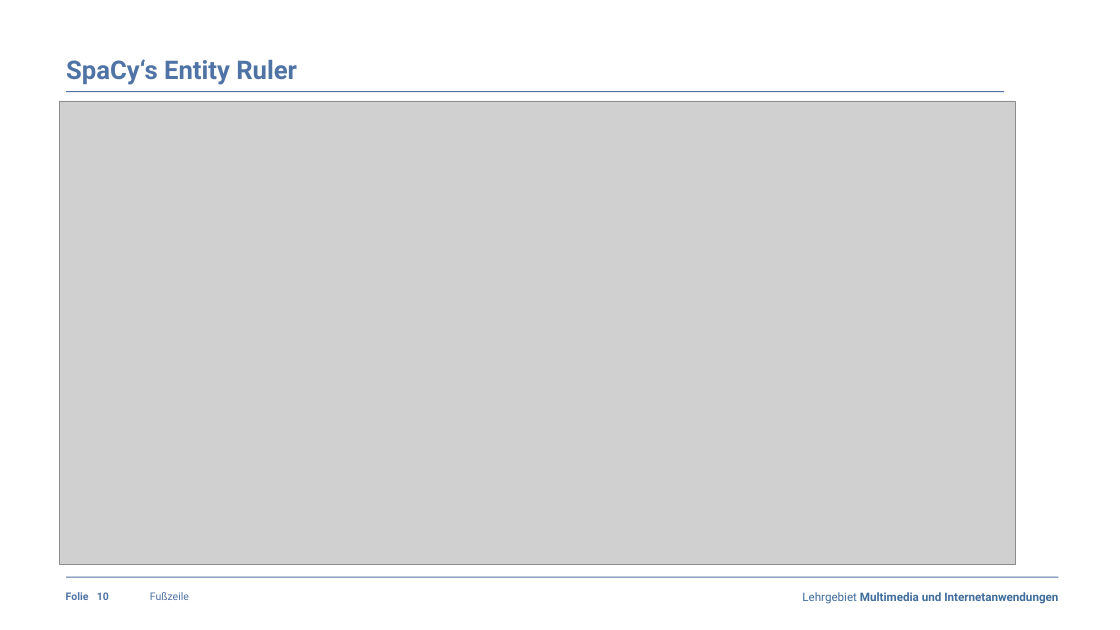
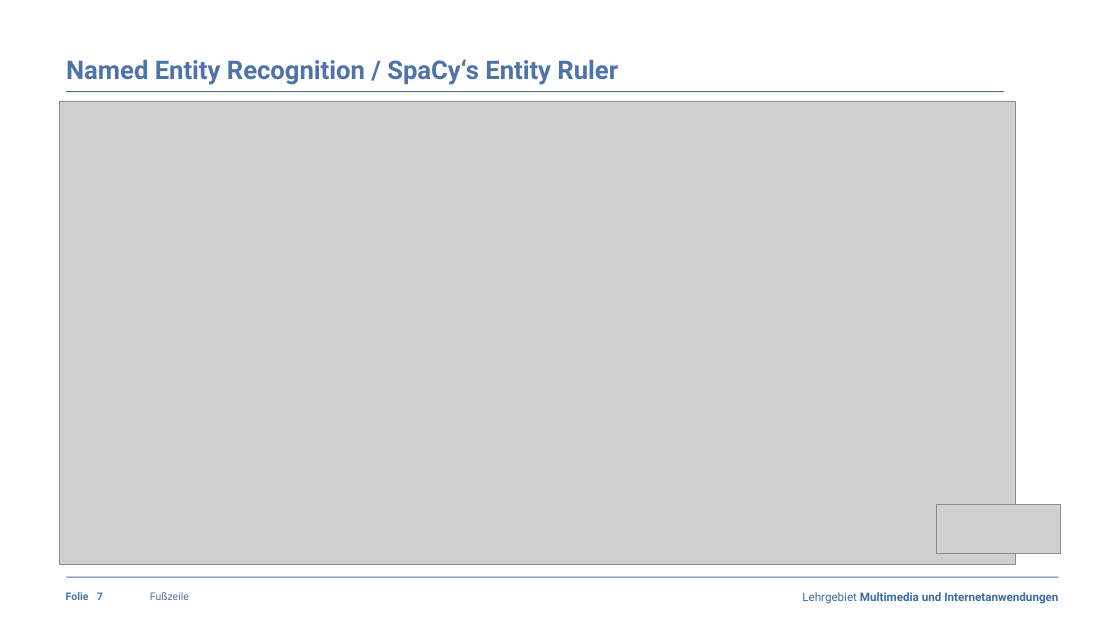
Before and after one commit to claraja/NLP_63458_WS22, a slide deck: slide 7 of Praesentation/Praesentation_Fachpraktikum_MedExtractor_Gruppe5.pptx (slide 10 before the commit). Drawn at 1120x630 pixels with LibreOffice and Linux fonts; fonts in the diff are those of the drawing; grey boxes stand for pictures; background and template pictures are left out. Boxes give left, top, right and bottom in pixels: in the first picture for what was removed or moved away, otherwise in the second. Text is boxed around its words. In the diff, an @@ line names an element or a change of style, - is before the commit and + after.

```diff
--- a/Praesentation/Praesentation_Fachpraktikum_MedExtractor_Gruppe5.pptx
+++ b/Praesentation/Praesentation_Fachpraktikum_MedExtractor_Gruppe5.pptx
@@ text at [66,59,618,85]: text changed @@
-SpaCy‘s Entity Ruler
+Named Entity Recognition / SpaCy‘s Entity Ruler
@@ picture added at [937,504,1061,554] @@
@@ page number at [97,592,103,600]: text changed @@
-10
+7
```
Also in this commit, not shown: 5 other slides changed, 2 slides added, 1 other file.
